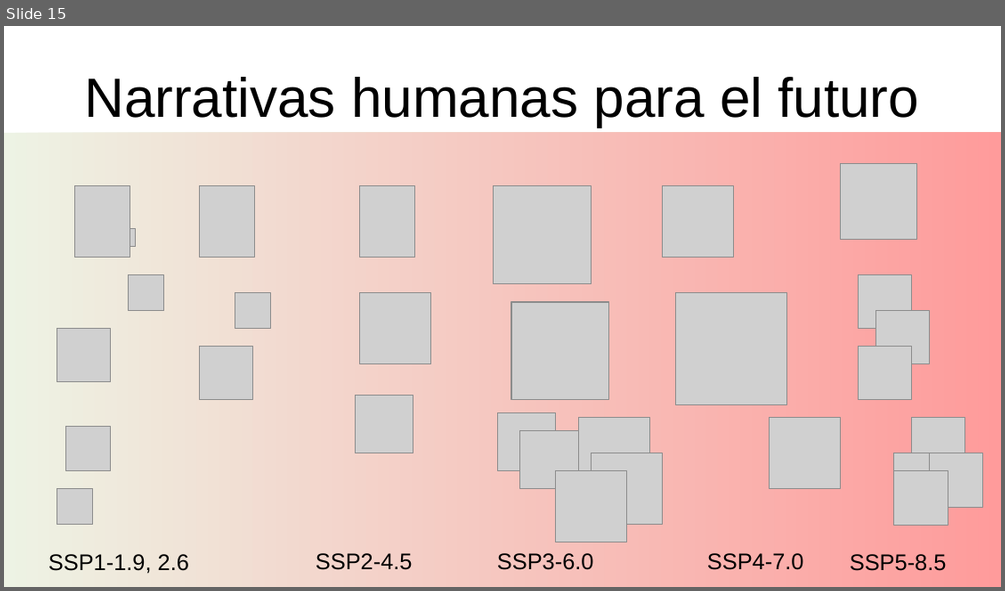
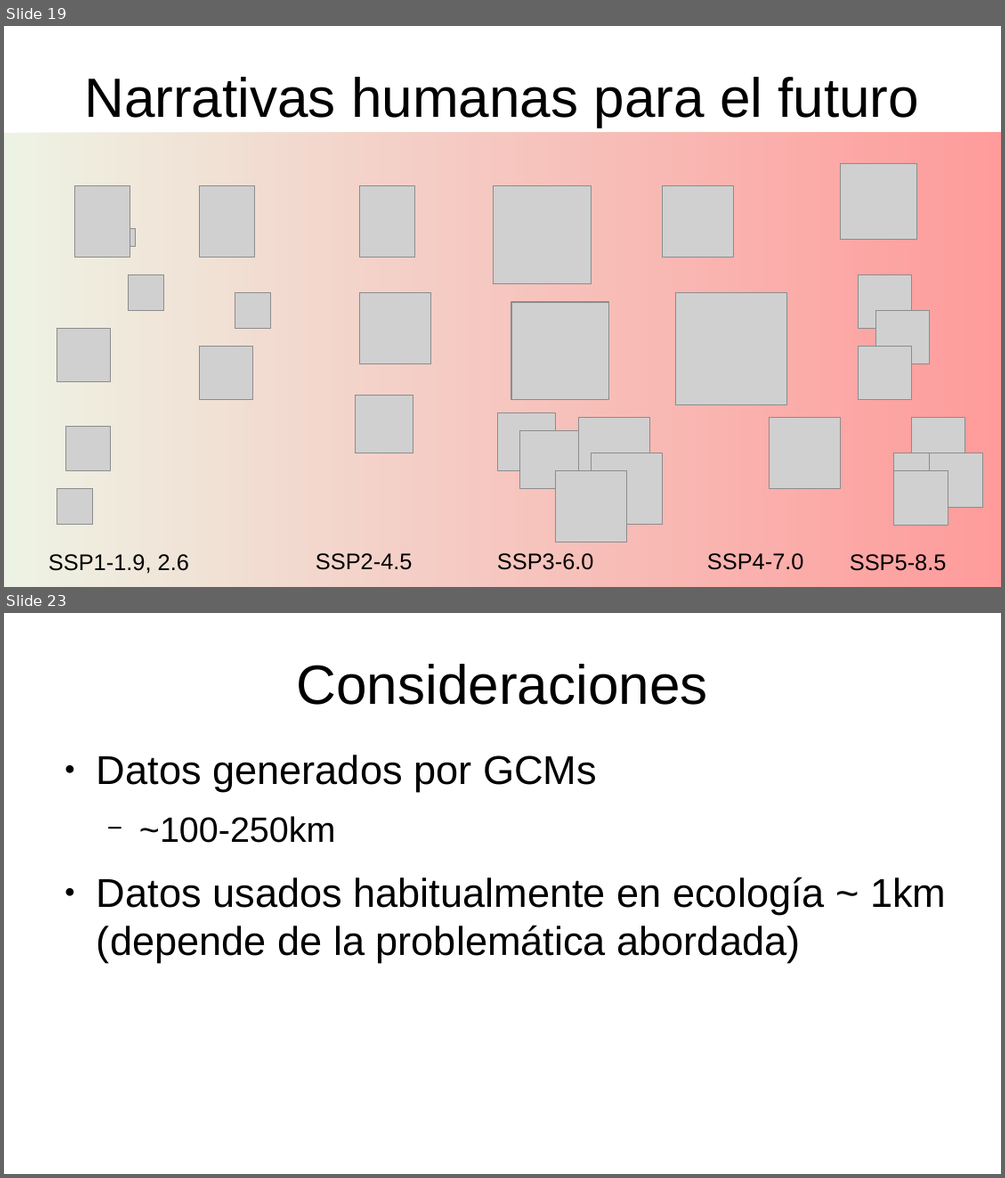
Before and after one commit to gerardommc/Ecologia-Teorica-II, a slide deck: Cambio-climatico/Escenarios.odp. Shown one above the other, each under a label of ours: slide 15 before the commit, slides 19 and 23 after it; the slides between them are not shown. The pictures are 1005x591 and 1005x1178 pixels, drawn with LibreOffice and Linux fonts; fonts in the diff are those of the drawing; grey boxes stand for pictures. Boxes give left, top, right and bottom in pixels: in the first picture for what was removed or moved away, otherwise in the second. Text is boxed around its words. In the diff, an @@ line names an element or a change of style, - is before the commit and + after.

```diff
--- a/Cambio-climatico/Escenarios.odp
+++ b/Cambio-climatico/Escenarios.odp
@@ slide 23 added at [4, 613, 1001, 1174], background #FFFFFF @@
@@ title added at [296, 664, 707, 705], 44 pt, text #000000 @@
+Consideraciones
@@ text added at [97, 755, 946, 962], 32 pt, text #000000 @@
+● Datos generados por GCMs
+  − ~100-250km
+● Datos usados habitualmente en ecología ~ 1km (depende de la problemática abordada)
@@ what was slide 15 is now slide 19 @@
```
Also in this commit, not shown: 6 slides changed, 19 other slides added, 1 slide removed, 23 other files.
